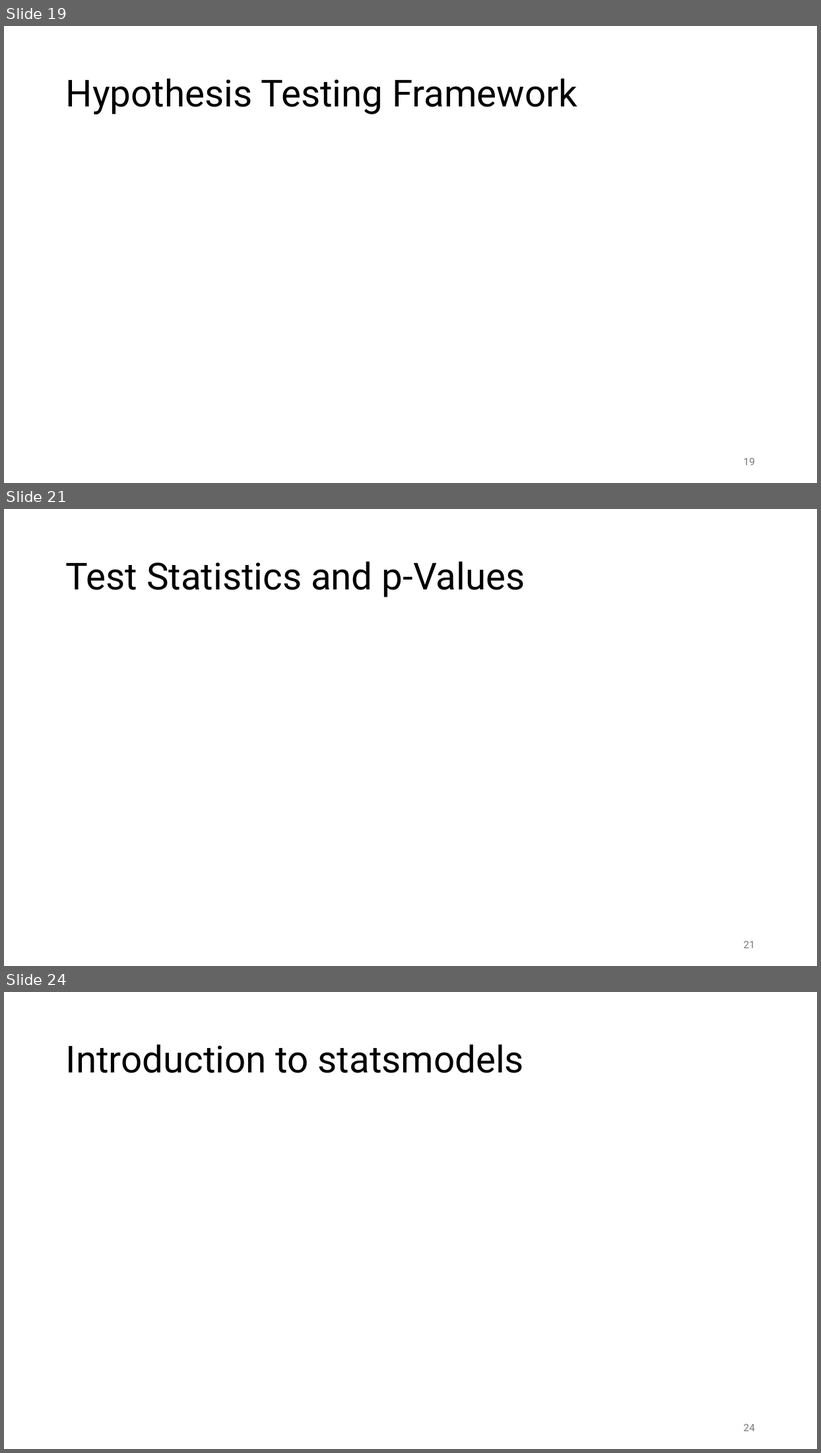
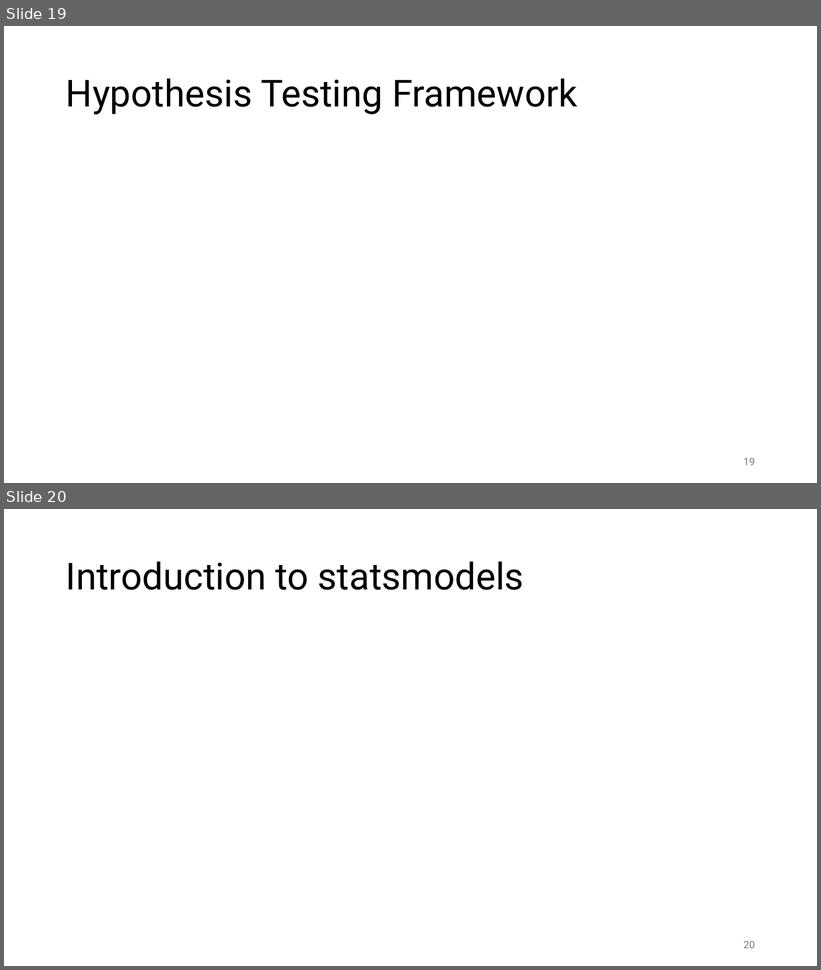
Before and after one commit to FelixWick/data_science, a slide deck: slides/4_statistical_inference.pptx. Shown one above the other, each under a label of ours: slides 19, 21 and 24 before the commit, slides 19 and 20 after it; the slides between them are not shown. The pictures are 821x1453 and 821x970 pixels, drawn with LibreOffice and Linux fonts; fonts in the diff are those of the drawing. Boxes give left, top, right and bottom in pixels: in the first picture for what was removed or moved away, otherwise in the second. Text is boxed around its words. In the diff, an @@ line names an element or a change of style, - is before the commit and + after.

```diff
--- a/slides/4_statistical_inference.pptx
+++ b/slides/4_statistical_inference.pptx
@@ slide 21 removed at (x1=4, y1=509, x2=817, y2=966), background #FFFFFF @@
@@ title removed at (x1=66, y1=561, x2=525, y2=597) @@
-Test Statistics and p-Values
@@ page number removed at (x1=744, y1=941, x2=755, y2=949) @@
-21
@@ what was slide 24 is now slide 20 @@
@@ page number at (x1=744, y1=941, x2=755, y2=949): text changed @@
-24
+20
```
Also in this commit, not shown: 3 slides added, 7 other slides removed, 6 other files.
